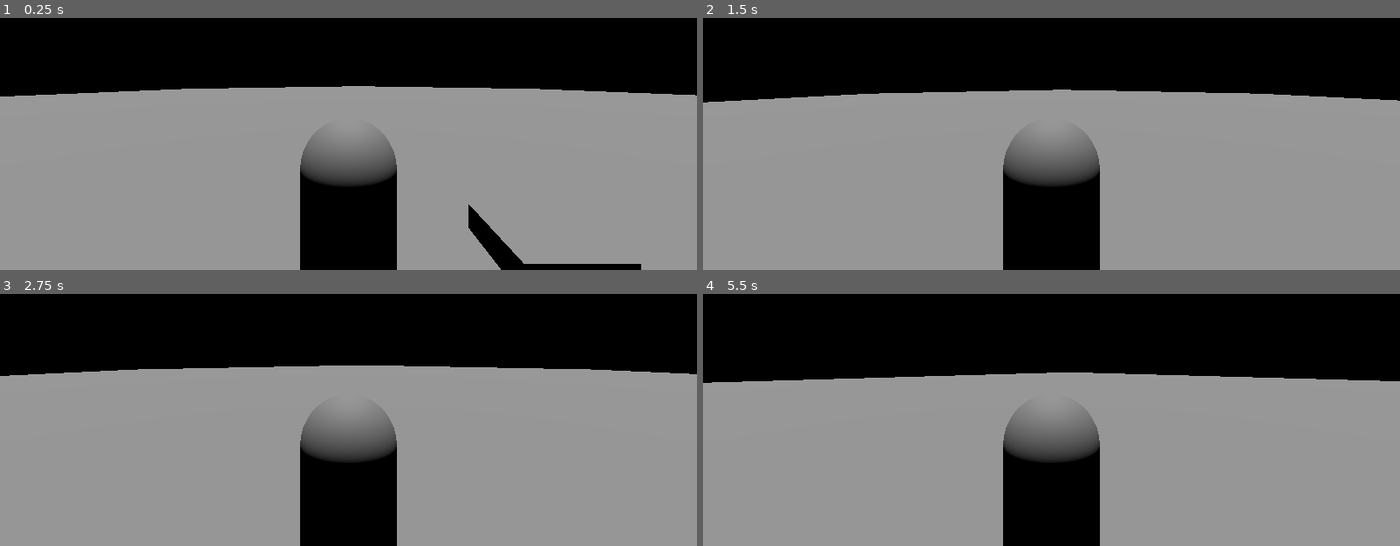
Above: before the commit, frames 1-4 (two rows, left to right).
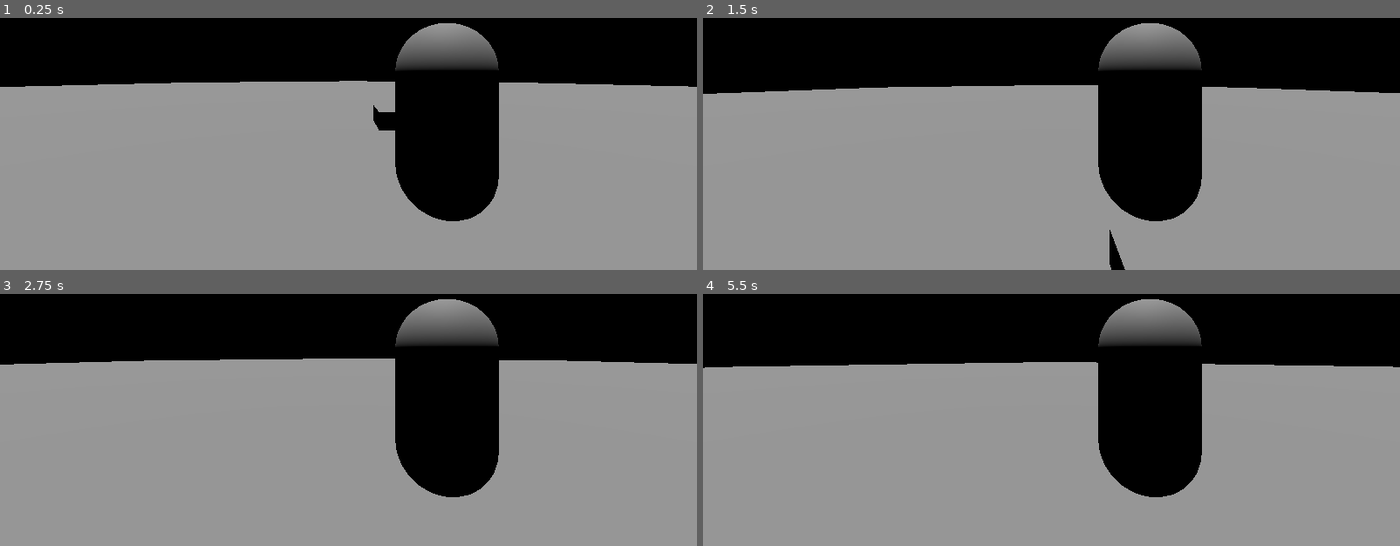
Above: after the commit, the same moments.

Repository: Sprotex/ludum-dare-54
Game: Godot game, scene res://level.tscn
The game is run twice, just before and just after one commit, with the same random seed, the same clock (stepped at 60 frames per second) and the same inputs.
Inputs (mouse positions are in pixels of both pictures, inside the frame that each line leads up to):
- Up to frame 1 (0.25 s): no input
- Up to frame 2 (1.5 s): tap Enter at 0.5 s; move the mouse to (1086, 73) at 0.52 s; hold W (move_forward) from 0.53 s (still down); tap Space (jump) at 0.77 s; move the mouse to (1016, 75) at 1.27 s
- Up to frame 3 (2.75 s): keep holding W (move_forward); tap Space (jump) at 1.52 s; move the mouse to (362, 344) at 2.02 s
- Up to frame 4 (5.5 s): keep holding W (move_forward); move the mouse to (1044, 357) at 2.77 s; tap Space (jump) at 3.02, 3.77, 4.52 s; move the mouse to (1100, 354) at 3.52 s; move the mouse to (995, 344) at 4.27 s; move the mouse to (1058, 349) at 5.02 s

The runs differ from the first frame. In frame 1, 20% of the frame differs, in the area x 0-100%, y 2-100%; in frame 2, 18%; in frame 3, 19%; in frame 4, 20%.

Commit message:
refactor character into separate scene

Diff:
--- /dev/null
+++ b/character/character.tscn
@@ -0,0 +1,36 @@
+[gd_scene load_steps=6 format=3 uid="uid://d222y8cfa7ept"]
+
+[ext_resource type="PackedScene" uid="uid://bi7ck8n3ra58w" path="res://weapon/weapon.tscn" id="4_5vcc8"]
+[ext_resource type="PackedScene" uid="uid://bem04yqq2onsr" path="res://character/bullet/bullet.tscn" id="5_wndih"]
+
+[sub_resource type="CapsuleMesh" id="CapsuleMesh_dhca4"]
+
+[sub_resource type="BoxMesh" id="BoxMesh_87ork"]
+size = Vector3(0.6, 0.3, 0.3)
+
+[sub_resource type="CapsuleShape3D" id="CapsuleShape3D_1mw0j"]
+
+[node name="Character" type="CharacterBody3D"]
+
+[node name="MeshInstance3D" type="MeshInstance3D" parent="."]
+transform = Transform3D(1, 0, 0, 0, 1, 0, 0, 0, 1, 0, 1, 0)
+mesh = SubResource("CapsuleMesh_dhca4")
+skeleton = NodePath("")
+
+[node name="MeshInstance3D2" type="MeshInstance3D" parent="."]
+transform = Transform3D(1, 0, 0, 0, 1, 0, 0, 0, 1, 0, 1.5, -0.5)
+mesh = SubResource("BoxMesh_87ork")
+skeleton = NodePath("")
+
+[node name="Marker3D" type="Marker3D" parent="MeshInstance3D2"]
+transform = Transform3D(1, 0, 0, 0, 1, 0, 0, 0, 1, 0, 0.086579, -0.537678)
+
+[node name="CollisionShape3D" type="CollisionShape3D" parent="."]
+transform = Transform3D(1, 0, 0, 0, 1, 0, 0, 0, 1, 0, 1, 0)
+shape = SubResource("CapsuleShape3D_1mw0j")
+
+[node name="Weapon" parent="." node_paths=PackedStringArray("firepoint") instance=ExtResource("4_5vcc8")]
+bullet = ExtResource("5_wndih")
+firepoint = NodePath("../MeshInstance3D2/Marker3D")
+
+[node name="Control" type="Node" parent="."]
--- a/character/player/player.tscn
+++ b/character/player/player.tscn
@@ -1,55 +1,27 @@
-[gd_scene load_steps=9 format=3 uid="uid://d222y8cfa7ept"]
+[gd_scene load_steps=5 format=3 uid="uid://d3kkn2idgjotw"]
 
 [ext_resource type="Script" path="res://character/player/player_movement.gd" id="1_asweq"]
+[ext_resource type="PackedScene" uid="uid://d222y8cfa7ept" path="res://character/character.tscn" id="1_t25yq"]
 [ext_resource type="Script" path="res://character/player/player_inputs.gd" id="2_p7gc2"]
 [ext_resource type="Script" path="res://character/player/camera_rig.gd" id="3_le5wo"]
-[ext_resource type="PackedScene" uid="uid://bi7ck8n3ra58w" path="res://weapon/weapon.tscn" id="4_tvx64"]
-[ext_resource type="PackedScene" uid="uid://bem04yqq2onsr" path="res://character/bullet/bullet.tscn" id="5_aubcv"]
 
-[sub_resource type="CapsuleMesh" id="CapsuleMesh_dhca4"]
+[node name="Player" instance=ExtResource("1_t25yq")]
 
-[sub_resource type="BoxMesh" id="BoxMesh_87ork"]
-size = Vector3(0.6, 0.3, 0.3)
+[node name="CameraRig" type="Node3D" parent="." index="3"]
+transform = Transform3D(1, 0, 0, 0, 1, 0, 0, 0, 1, -1, 0, 0)
+script = ExtResource("3_le5wo")
 
-[sub_resource type="CapsuleShape3D" id="CapsuleShape3D_1mw0j"]
+[node name="Camera3D" type="Camera3D" parent="CameraRig" index="0"]
+transform = Transform3D(1, 0, 0, 0, 1, 0, 0, 0, 1, 0, 1.46911, 2.68216)
 
-[node name="Player" type="CharacterBody3D"]
+[node name="Weapon" parent="." index="4" node_paths=PackedStringArray("inputs", "firepoint_direction")]
+inputs = NodePath("../Control/PlayerInputs")
+firepoint_direction = NodePath("../CameraRig/Camera3D")
 
-[node name="MeshInstance3D" type="MeshInstance3D" parent="."]
-transform = Transform3D(1, 0, 0, 0, 1, 0, 0, 0, 1, 0, 1, 0)
-mesh = SubResource("CapsuleMesh_dhca4")
-skeleton = NodePath("")
-
-[node name="MeshInstance3D2" type="MeshInstance3D" parent="."]
-transform = Transform3D(1, 0, 0, 0, 1, 0, 0, 0, 1, 0, 1.5, -0.5)
-mesh = SubResource("BoxMesh_87ork")
-skeleton = NodePath("")
-
-[node name="Marker3D" type="Marker3D" parent="MeshInstance3D2"]
-transform = Transform3D(1, 0, 0, 0, 1, 0, 0, 0, 1, 0, 0.086579, -0.537678)
-
-[node name="CollisionShape3D" type="CollisionShape3D" parent="."]
-transform = Transform3D(1, 0, 0, 0, 1, 0, 0, 0, 1, 0, 1, 0)
-shape = SubResource("CapsuleShape3D_1mw0j")
-
-[node name="Control" type="Node" parent="."]
-
-[node name="PlayerMovement" type="Node" parent="Control" node_paths=PackedStringArray("character_body", "inputs")]
+[node name="PlayerMovement" type="Node" parent="Control" index="0" node_paths=PackedStringArray("character_body", "inputs")]
 script = ExtResource("1_asweq")
 character_body = NodePath("../..")
 inputs = NodePath("../PlayerInputs")
 
-[node name="PlayerInputs" type="Node" parent="Control"]
+[node name="PlayerInputs" type="Node" parent="Control" index="1"]
 script = ExtResource("2_p7gc2")
-
-[node name="CameraRig" type="Node3D" parent="."]
-transform = Transform3D(1, 0, 0, 0, 1, 0, 0, 0, 1, 0, 1, 0)
-script = ExtResource("3_le5wo")
-
-[node name="Camera3D" type="Camera3D" parent="CameraRig"]
-transform = Transform3D(1, 0, 0, 0, 1, 0, 0, 0, 1, 0, 1.46911, 2.68216)
-
-[node name="Weapon" parent="CameraRig/Camera3D" node_paths=PackedStringArray("inputs", "firepoint") instance=ExtResource("4_tvx64")]
-inputs = NodePath("../../../Control/PlayerInputs")
-bullet = ExtResource("5_aubcv")
-firepoint = NodePath("../../../MeshInstance3D2/Marker3D")
--- a/level.tscn
+++ b/level.tscn
@@ -46,9 +46,6 @@
 [node name="hemisphere" parent="Static" instance=ExtResource("1_4po3j")]
 visible = false
 
-[node name="Player" parent="." instance=ExtResource("1_6hflv")]
-transform = Transform3D(1, 0, 0, 0, 1, 0, 0, 0, 1, -2, 0, 0)
-
 [node name="WorldEnvironment" type="WorldEnvironment" parent="."]
 environment = SubResource("Environment_rqok1")
 
@@ -56,3 +53,6 @@
 transform = Transform3D(1, 0, 0, 0, -4.37114e-08, 1, 0, -1, -4.37114e-08, 0, 0, 0)
 
 [node name="icosphere" parent="." instance=ExtResource("4_kft5k")]
+
+[node name="Player" parent="." instance=ExtResource("1_6hflv")]
+transform = Transform3D(1, 0, 0, 0, 1, 0, 0, 0, 1, 0, 0, 2)
--- a/weapon/weapon.gd
+++ b/weapon/weapon.gd
@@ -5,6 +5,7 @@
 @export var reload_time := 0.5
 @export var bullet: PackedScene
 @export var firepoint: Node3D
+@export var firepoint_direction: Node3D
 
 var is_reloading := false
 
@@ -13,7 +14,7 @@
   var bullet_instance = bullet.instantiate()
   get_tree().get_root().add_child(bullet_instance)
   bullet_instance.global_position = firepoint.global_position
-  bullet_instance.global_rotation = global_rotation
+  bullet_instance.global_rotation = firepoint_direction.global_rotation
 
 
 func reload() -> void:
Not shown: 1 places in level.tscn that only renumber resources
